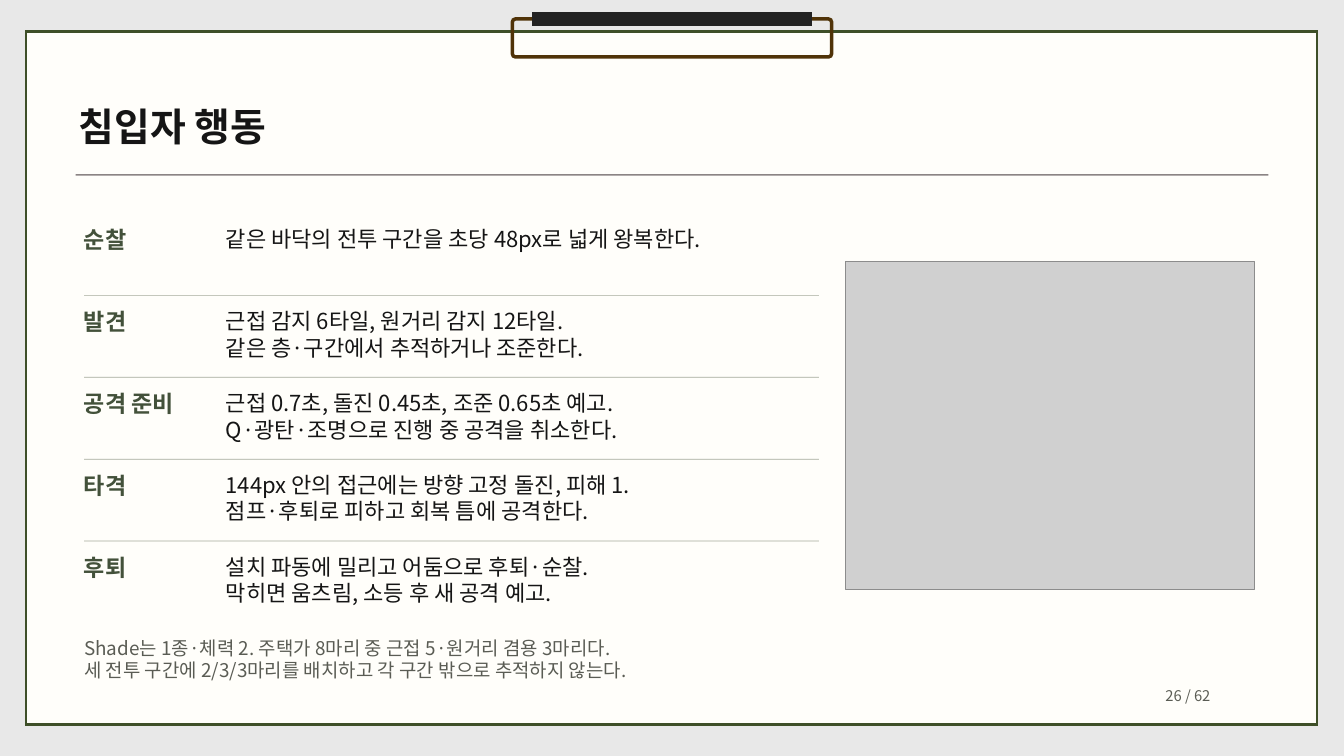
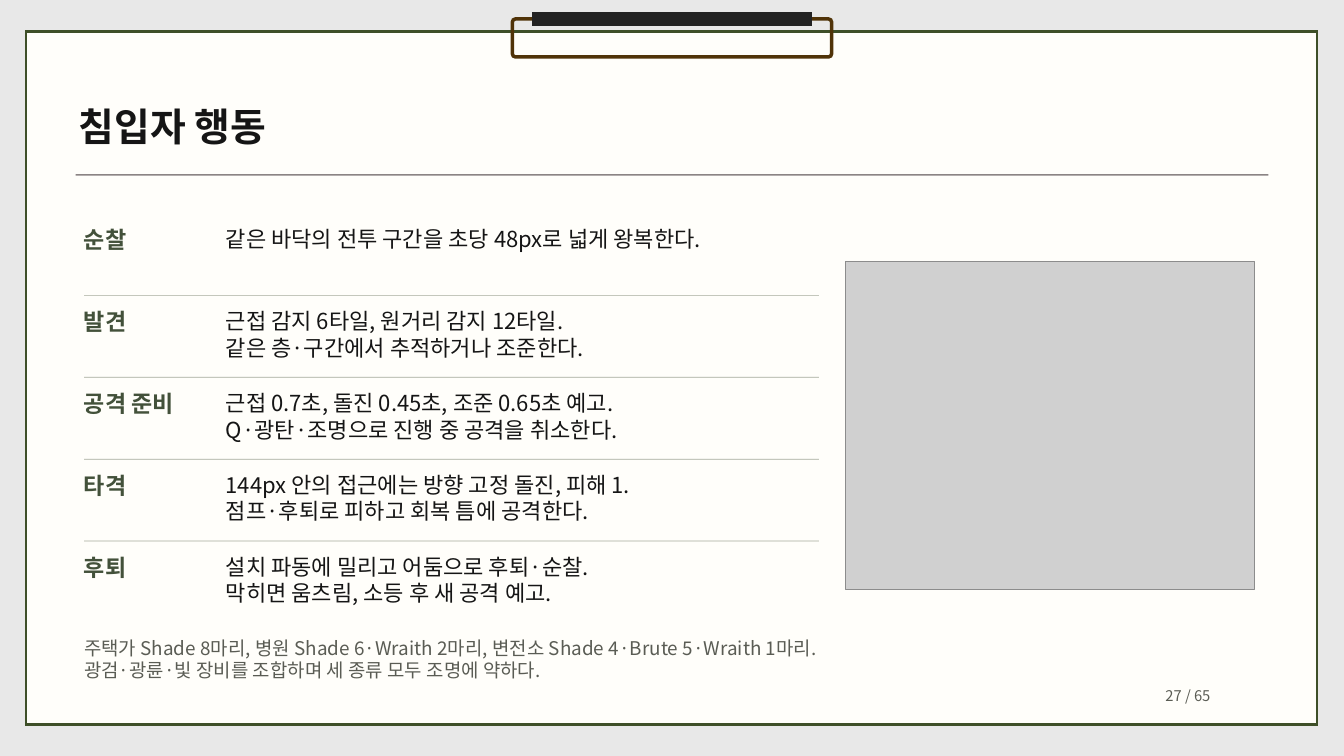
Before and after one commit to dbguswh/2Dgame_project, a slide deck: slide 27 of 2D게임프로그래밍 기획서.pptx (slide 26 before the commit). Drawn at 1344x756 pixels with LibreOffice and Linux fonts; fonts in the diff are those of the drawing; grey boxes stand for pictures. Boxes give left, top, right and bottom in pixels: in the first picture for what was removed or moved away, otherwise in the second. Text is boxed around its words. In the diff, an @@ line names an element or a change of style, - is before the commit and + after.

Commit message:
광륜과 구역별 침입자 및 다리 시점 연출을 기획에 반영

```diff
--- a/2D게임프로그래밍 기획서.pptx
+++ b/2D게임프로그래밍 기획서.pptx
@@ text at box(84, 639, 817, 679): text changed @@
-Shade는 1종·체력 2. 주택가 8마리 중 근접 5·원거리 겸용 3마리다.
-세 전투 구간에 2/3/3마리를 배치하고 각 구간 밖으로 추적하지 않는다.
+주택가 Shade 8마리, 병원 Shade 6·Wraith 2마리, 변전소 Shade 4·Brute 5·Wraith 1마리.
+광검·광륜·빛 장비를 조합하며 세 종류 모두 조명에 약하다.
@@ text at box(1165, 690, 1210, 701): text changed @@
-26 / 62
+27 / 65
```
Also in this commit, not shown: 60 other slides changed, 3 slides added, 1 other file.
